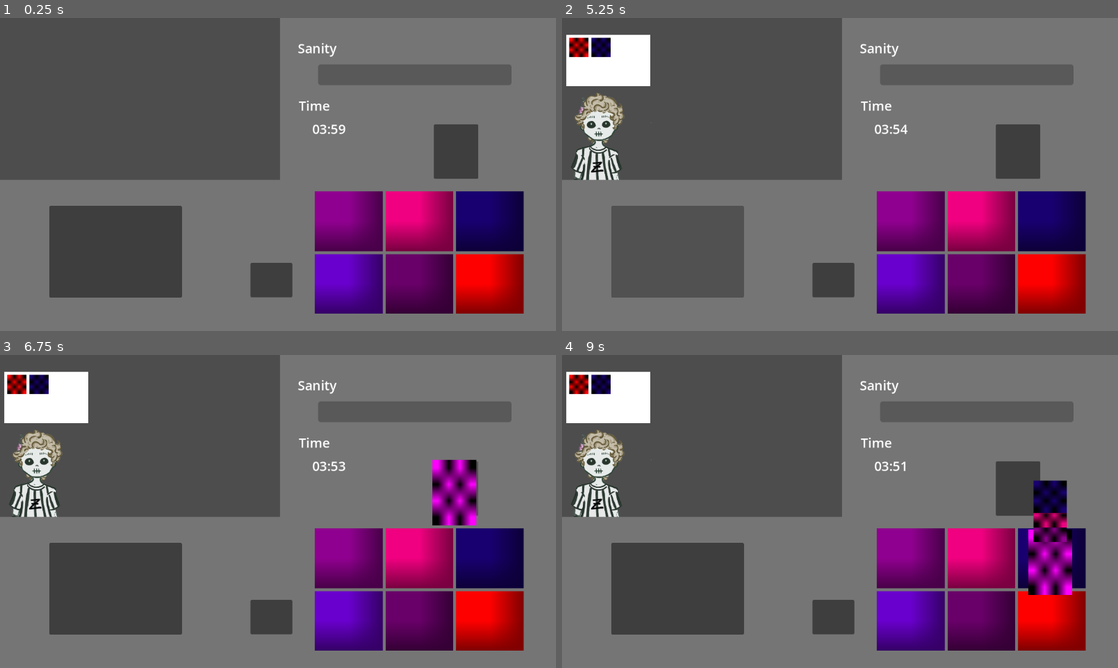
Above: before the commit, frames 1-4 (two rows, left to right).
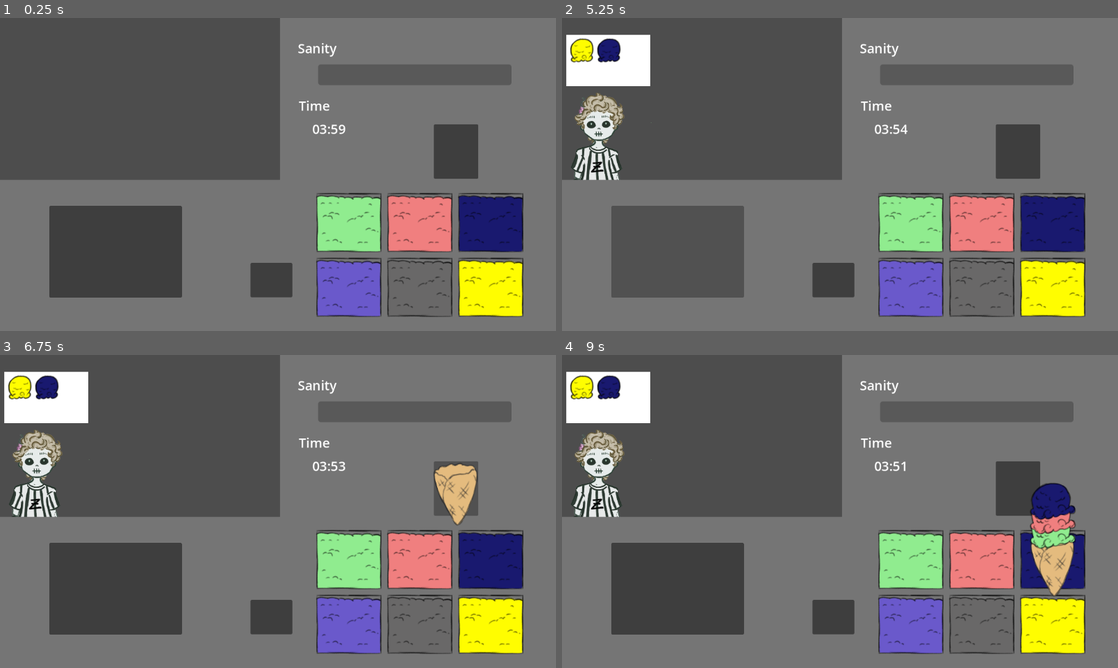
Above: after the commit, the same moments.

Repository: D4NIFAKTOR1ELLE/IceScreemMan
Game: Godot game, scene res://Game.tscn
Two runs of this game, one before a commit and one after it. Both use one fixed random seed, a clock stepped at 60 frames per second and the inputs below.
Inputs (mouse positions are in pixels of both pictures, inside the frame that each line leads up to; where the layout moved, square brackets give the same spot in the first picture):
- Up to frame 1 (0.25 s): no input
- Up to frame 2 (5.25 s): click (912, 221) at 0.5 s; click (979, 221) at 1.25 s; click (1051, 221) at 2 s; click (912, 287) [912, 284] at 2.75 s; click (979, 287) [979, 284] at 3.5 s; click (1051, 287) [1051, 284] at 4.25 s; click (678, 252) at 5 s
- Up to frame 3 (6.75 s): click (272, 617) at 5.75 s; click (455, 489) at 6.5 s
- Up to frame 4 (9 s): click (912, 558) at 7.25 s; click (979, 558) at 8 s; click (1051, 558) at 8.75 s

The runs differ from the first frame. In frame 1, 14% of the frame differs, in the area x 56-95%, y 55-96%; in frame 2, 15%; in frame 3, 17%, in the area x 1-95%, y 6-96%; in frame 4, 16%.

Commit message:
New graphics

Diff:
--- a/game/elements/Cone.tscn
+++ b/game/elements/Cone.tscn
@@ -1,9 +1,9 @@
 [gd_scene format=3 uid="uid://nracvaq6653c"]
 
 [ext_resource type="Script" uid="uid://sthrie7rn5sf" path="res://game/elements/cone.gd" id="1_kvamh"]
+[ext_resource type="Texture2D" uid="uid://dh6n3gxhydirk" path="res://assets/art/extra/cone.png" id="2_m1nd6"]
 [ext_resource type="PackedScene" uid="uid://p07enkwwxok4" path="res://game/elements/Scoop.tscn" id="2_xqco8"]
-
-[sub_resource type="PlaceholderTexture2D" id="PlaceholderTexture2D_shjki"]
+[ext_resource type="Texture2D" uid="uid://dmd6xp8g71l84" path="res://assets/art/extra/cone_scoop.png" id="4_m1nd6"]
 
 [node name="Cone" type="Control" unique_id=846486343]
 layout_mode = 3
@@ -21,9 +21,9 @@
 layout_mode = 0
 offset_left = -49.0
 offset_top = -59.0
-offset_right = 42.0
-offset_bottom = 77.0
-texture = SubResource("PlaceholderTexture2D_shjki")
+offset_right = 41.0
+offset_bottom = 71.0
+texture = ExtResource("2_m1nd6")
 
 [node name="Scoops" type="Control" parent="." unique_id=1945018035]
 anchors_preset = 0
@@ -35,13 +35,15 @@
 
 [node name="0" parent="Scoops" unique_id=1714493307 instance=ExtResource("2_xqco8")]
 visible = false
-layout_mode = 0
-anchor_left = 0.014084507
-anchor_top = 0.68372095
-anchor_right = 0.9859155
-anchor_bottom = 0.9953488
+layout_mode = 1
+anchors_preset = -1
+anchor_left = -0.15492958
+anchor_top = 0.6372093
+anchor_right = 1.2535211
+anchor_bottom = 1.1023256
 offset_left = 0.0
 offset_top = 0.0
 offset_right = 0.0
 offset_bottom = 0.0
+texture = ExtResource("4_m1nd6")
 metadata/_edit_use_anchors_ = true
--- a/game/elements/Zombie.tscn
+++ b/game/elements/Zombie.tscn
@@ -1,11 +1,9 @@
 [gd_scene format=3 uid="uid://cxm1oem6unq2m"]
 
 [ext_resource type="Script" uid="uid://cbhgcccaqjmh2" path="res://game/elements/zombie.gd" id="1_ioe0b"]
+[ext_resource type="Texture2D" uid="uid://cnpfhpr5o01cn" path="res://assets/art/extra/scoop.png" id="2_tg2ng"]
 
 [sub_resource type="PlaceholderTexture2D" id="PlaceholderTexture2D_ioe0b"]
-
-[sub_resource type="PlaceholderTexture2D" id="PlaceholderTexture2D_tg2ng"]
-size = Vector2(40, 40)
 
 [sub_resource type="StyleBoxFlat" id="StyleBoxFlat_ioe0b"]
 bg_color = Color(0.05197096, 0.051970966, 0.051970914, 1)
@@ -49,8 +47,8 @@
 layout_mode = 0
 offset_left = 6.0
 offset_top = 6.0
-offset_right = 134.0
-offset_bottom = 90.0
+offset_right = 165.0
+offset_bottom = 97.0
 columns = 3
 
 [node name="RequestScoop" type="TextureRect" parent="RequestBubble/Requests" unique_id=1434150639]
@@ -58,8 +56,9 @@
 layout_mode = 2
 size_flags_horizontal = 3
 size_flags_vertical = 3
-texture = SubResource("PlaceholderTexture2D_tg2ng")
-stretch_mode = 2
+texture = ExtResource("2_tg2ng")
+expand_mode = 1
+stretch_mode = 4
 
 [node name="DissatisfactionTimer" type="Timer" parent="." unique_id=130927282]
 wait_time = 20.0
--- a/ui/TruckInside.tscn
+++ b/ui/TruckInside.tscn
@@ -2,10 +2,9 @@
 
 [ext_resource type="Theme" uid="uid://on8hmefb85mk" path="res://ui/TruckTheme.tres" id="1_2orec"]
 [ext_resource type="Script" uid="uid://u656pi8oxcjm" path="res://ui/truck_inside.gd" id="1_kba1j"]
+[ext_resource type="Texture2D" uid="uid://btjjqxolgokax" path="res://assets/art/extra/ice_cream_container.png" id="3_mb3o5"]
 
 [sub_resource type="Theme" id="Theme_kba1j"]
-
-[sub_resource type="PlaceholderTexture2D" id="PlaceholderTexture2D_mb3o5"]
 
 [node name="TruckInside" type="CanvasLayer" unique_id=360068417]
 script = ExtResource("1_kba1j")
@@ -100,7 +99,7 @@
 anchor_left = 0.5659722
 anchor_top = 0.53264093
 anchor_right = 0.9418403
-anchor_bottom = 0.90949553
+anchor_bottom = 0.92284864
 offset_top = 3.0517578e-05
 theme_override_constants/h_separation = 6
 theme_override_constants/v_separation = 6
@@ -111,42 +110,42 @@
 layout_mode = 2
 size_flags_horizontal = 3
 size_flags_vertical = 3
-texture_normal = SubResource("PlaceholderTexture2D_mb3o5")
+texture_normal = ExtResource("3_mb3o5")
 stretch_mode = 0
 
-[node name="TextureButton2" type="TextureButton" parent="Control/Flavours" unique_id=1680682683]
+[node name="TextureButton2" type="TextureButton" parent="Control/Flavours" unique_id=2130621263]
 layout_mode = 2
 size_flags_horizontal = 3
 size_flags_vertical = 3
-texture_normal = SubResource("PlaceholderTexture2D_mb3o5")
+texture_normal = ExtResource("3_mb3o5")
 stretch_mode = 0
 
-[node name="TextureButton3" type="TextureButton" parent="Control/Flavours" unique_id=1067775787]
+[node name="TextureButton3" type="TextureButton" parent="Control/Flavours" unique_id=1853253522]
 layout_mode = 2
 size_flags_horizontal = 3
 size_flags_vertical = 3
-texture_normal = SubResource("PlaceholderTexture2D_mb3o5")
+texture_normal = ExtResource("3_mb3o5")
 stretch_mode = 0
 
-[node name="TextureButton4" type="TextureButton" parent="Control/Flavours" unique_id=1668323256]
+[node name="TextureButton4" type="TextureButton" parent="Control/Flavours" unique_id=1529509591]
 layout_mode = 2
 size_flags_horizontal = 3
 size_flags_vertical = 3
-texture_normal = SubResource("PlaceholderTexture2D_mb3o5")
+texture_normal = ExtResource("3_mb3o5")
 stretch_mode = 0
 
-[node name="TextureButton5" type="TextureButton" parent="Control/Flavours" unique_id=1279966033]
+[node name="TextureButton5" type="TextureButton" parent="Control/Flavours" unique_id=988447344]
 layout_mode = 2
 size_flags_horizontal = 3
 size_flags_vertical = 3
-texture_normal = SubResource("PlaceholderTexture2D_mb3o5")
+texture_normal = ExtResource("3_mb3o5")
 stretch_mode = 0
 
-[node name="TextureButton6" type="TextureButton" parent="Control/Flavours" unique_id=398306513]
+[node name="TextureButton6" type="TextureButton" parent="Control/Flavours" unique_id=1708988990]
 layout_mode = 2
 size_flags_horizontal = 3
 size_flags_vertical = 3
-texture_normal = SubResource("PlaceholderTexture2D_mb3o5")
+texture_normal = ExtResource("3_mb3o5")
 stretch_mode = 0
 
 [node name="Engine" type="Button" parent="Control" unique_id=1315931439]
Binary file added: assets/art/extra/cone.png
Not shown, added: assets/art/extra/cone.png.import
Binary file added: assets/art/extra/cone_scoop.png
Not shown, added: assets/art/extra/cone_scoop.png.import
Binary file added: assets/art/extra/ice_cream_container.png
Not shown, added: assets/art/extra/ice_cream_container.png.import
Binary file added: assets/art/extra/scoop.png
Not shown, added: assets/art/extra/scoop.png.import
Binary file added: assets/art/extra/scoop2.png
Not shown, added: assets/art/extra/scoop2.png.import
